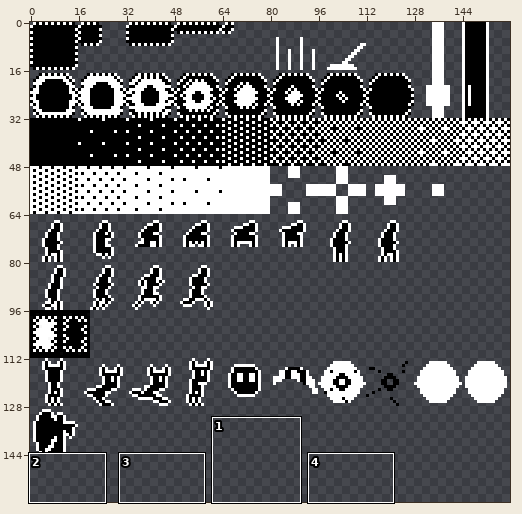
Sprite sheet, stored at assets/texture/sprite_sheet.png. Above: a wide view before the commit, with the close-up outlined.
Close-up. Before the edit:
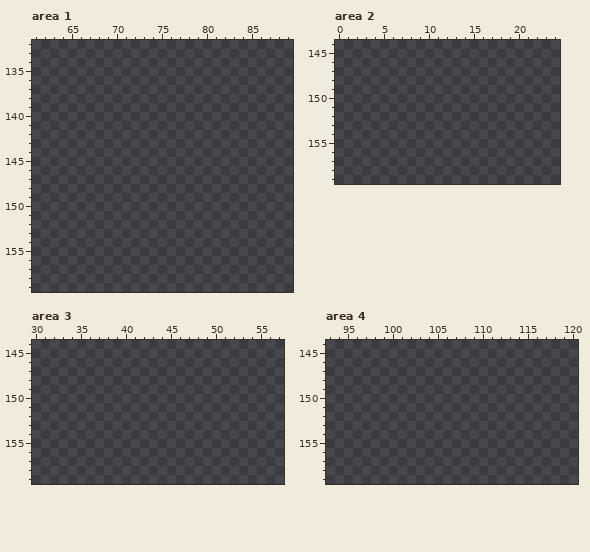
The file is 160x160 pixels. Colours within 5 levels of each other are drawn and written as one. Shown: area 1: x 61..89, y 132..159; area 2: x 0..24, y 144..159; area 3: x 30..57, y 144..159; area 4: x 93..120, y 144..159. The commit also changed other parts of the picture, which this record leaves out.
After:
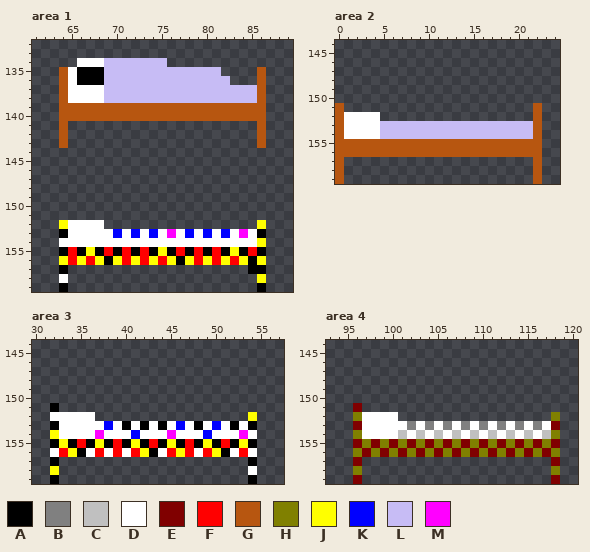
Palette (. is transparent): A #000000  B #808080  C #c0c0c0  D #ffffff  E #800000  F #ff0000  G #b75610  H #808000  J #ffff00  K #0000ff  L #c7bcf5  M #ff00ff
Edits made:
--- area 1
@@ x 61..89 @@
 133 .............................
-134 .............................
-135 .............................
-136 .............................
-137 .............................
-138 .............................
-139 .............................
-140 .............................
-141 .............................
-142 .............................
-143 .............................
+134 .....DDDLLLLLLL..............
+135 ...GDAAALLLLLLLLLLLLL....G...
+136 ...GDAAALLLLLLLLLLLLLL...G...
+137 ...GDDDDLLLLLLLLLLLLLLLLLG...
+138 ...GDDDDLLLLLLLLLLLLLLLLLG...
+139 ...GGGGGGGGGGGGGGGGGGGGGGG...
+140 ...GGGGGGGGGGGGGGGGGGGGGGG...
+141 ...G.....................G...
+142 ...G.....................G...
+143 ...G.....................G...
 144 .............................
@@ x 61..89 @@
 151 .............................
-152 .............................
-153 .............................
-154 .............................
-155 .............................
-156 .............................
-157 .............................
-158 .............................
-159 .............................
+152 ...JDDDD.................J...
+153 ...ADDDDDKDKDKDMDKDKDKDMDA...
+154 ...DDDDDDDDDDDDDDDDDDDDDDJ...
+155 ...AFAJAFAFAFAJAFAFAFAJAFA...
+156 ...JFJFJAJFJFJFJAJFJFJFJAJ...
+157 ...A....................AA...
+158 ...D.....................J...
+159 ...A.....................A...
--- area 2
@@ x 0..24 @@
 150 .........................
-151 .........................
-152 .........................
-153 .........................
-154 .........................
-155 .........................
-156 .........................
-157 .........................
-158 .........................
-159 .........................
+151 G.....................G..
+152 GDDDD.................G..
+153 GDDDDLLLLLLLLLLLLLLLLLG..
+154 GDDDDLLLLLLLLLLLLLLLLLG..
+155 GGGGGGGGGGGGGGGGGGGGGGG..
+156 GGGGGGGGGGGGGGGGGGGGGGG..
+157 G.....................G..
+158 G.....................G..
+159 G.....................G..
--- area 3
@@ x 30..57 @@
 150 ............................
-151 ............................
-152 ............................
-153 ............................
-154 ............................
-155 ............................
-156 ............................
-157 ............................
-158 ............................
-159 ............................
+151 ..A.........................
+152 ..DDDDD.................J...
+153 ..ADDDDDKDADADADKDADKDADA...
+154 ..JDDDDMDDDKDDDMDDDKDDDMD...
+155 ..AJAFAJAFAJAFAJAFAJAFAJA...
+156 ..DFJADFDFDFJADFJFDFJADFD...
+157 ..A.....................A...
+158 ..J.....................D...
+159 ..A.....................A...
--- area 4
@@ x 93..120 @@
 150 ............................
-151 ............................
-152 ............................
-153 ............................
-154 ............................
-155 ............................
-156 ............................
-157 ............................
-158 ............................
-159 ............................
+151 ...E........................
+152 ...HDDDD.................H..
+153 ...EDDDDDBDBDBDBDBDBDBDBDE..
+154 ...HDDDDCDCDCDCDCDCDCDCDCH..
+155 ...EHEHEHEHEHEHEHEHEHEHEHE..
+156 ...HEHEHEHEHEHEHEHEHEHEHEH..
+157 ...E.....................E..
+158 ...H.....................H..
+159 ...E.....................E..
Boxes around the changes in both close-ups, in picture pixels (x1, y1, x2, y2):
added: (59, 58, 266, 148)
added: (59, 220, 266, 292)
added: (335, 103, 542, 184)
added: (50, 403, 257, 484)
added: (353, 403, 560, 484)
